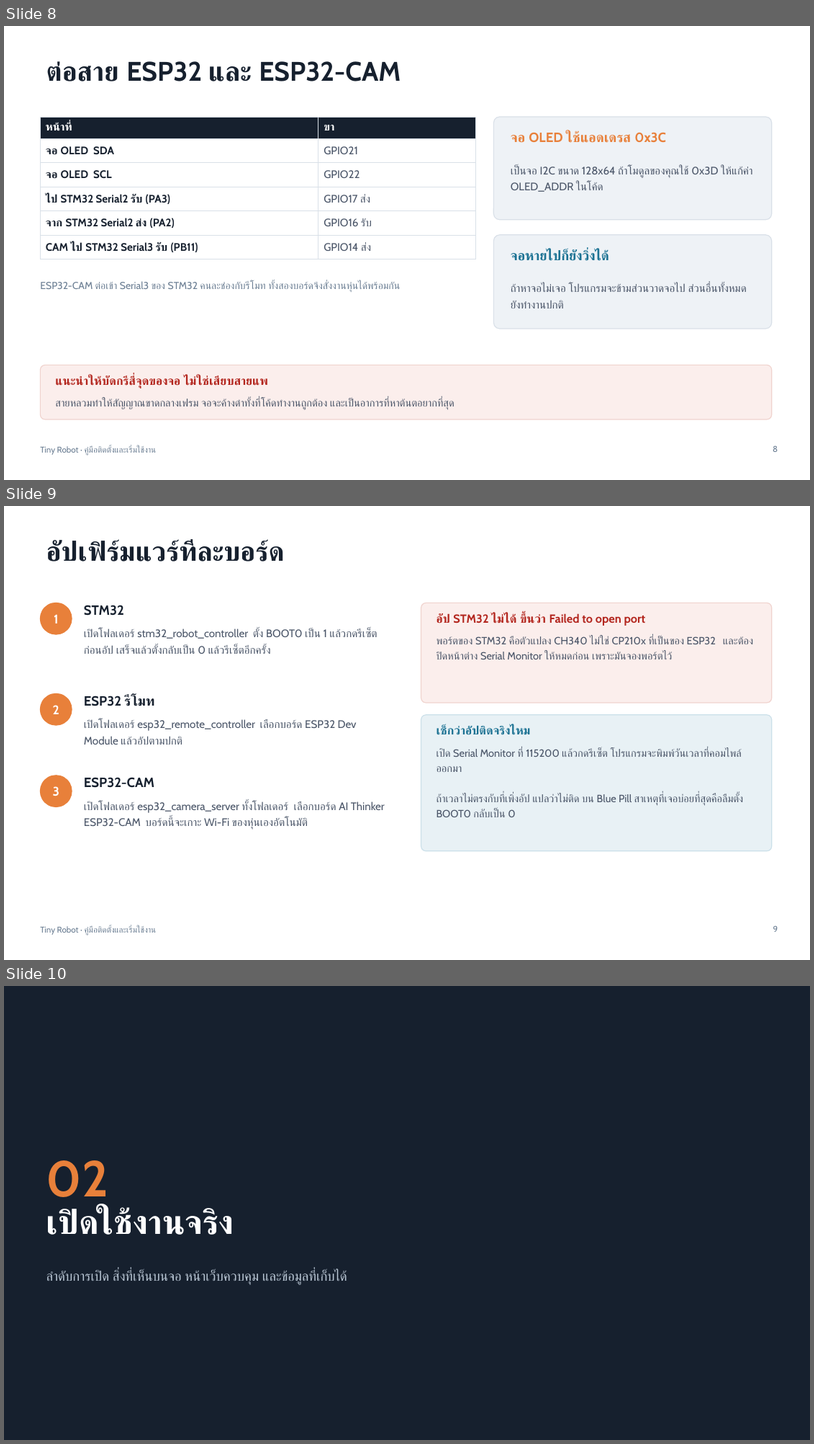
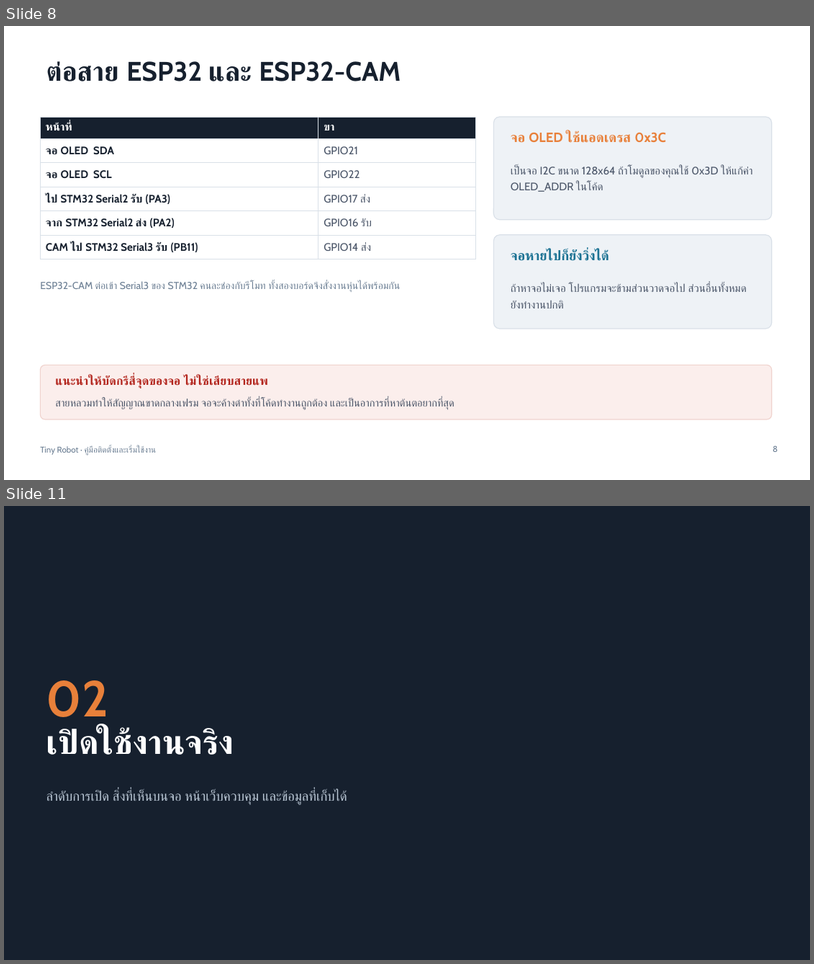
Before and after one commit to 65050090-nichanan/Tiny-robot, a slide deck: docs/Tiny-Robot-Setup-Guide-TH.pptx. Shown one above the other, each under a label of ours: slides 8, 9 and 10 before the commit, slides 8 and 11 after it; the slides between them are not shown. The pictures are 814x1444 and 814x964 pixels, drawn with LibreOffice and Linux fonts; fonts in the diff are those of the drawing. Boxes give left, top, right and bottom in pixels: in the first picture for what was removed or moved away, otherwise in the second. Text is boxed around its words. In the diff, an @@ line names an element or a change of style, - is before the commit and + after.

```diff
--- a/docs/Tiny-Robot-Setup-Guide-TH.pptx
+++ b/docs/Tiny-Robot-Setup-Guide-TH.pptx
@@ slide 9 removed at [4, 506, 810, 960], background #FFFFFF; not listed: 1 template element that a slide beside it also shows @@
@@ title removed at [46, 540, 285, 561] @@
-อัปเฟิร์มแวร์ทีละบอร์ด
@@ ellipse removed at [40, 602, 72, 634] @@
@@ text removed at [84, 605, 124, 615] @@
-STM32
@@ rounded rectangle removed at [422, 602, 772, 703] @@
@@ text removed at [437, 613, 646, 626] @@
-อัป STM32 ไม่ได้ ขึ้นว่า Failed to open port
@@ text removed at [54, 614, 58, 623] @@
-1
@@ text removed at [84, 628, 377, 654] @@
-เปิดโฟลเดอร์ stm32_robot_controller ตั้ง BOOT0 เป็น 1 แล้วกดรีเซ็ตก่อนอัป เสร็จแล้วตั้งกลับเป็น 0 แล้วรีเซ็ตอีกครั้ง
@@ text removed at [437, 636, 754, 659] @@
-พอร์ตของ STM32 คือตัวแปลง CH340 ไม่ใช่ CP210x ที่เป็นของ ESP32 และต้องปิดหน้าต่าง Serial Monitor ให้หมดก่อน เพราะมันจองพอร์ตไว้
@@ ellipse removed at [40, 693, 72, 725] @@
@@ text removed at [84, 695, 154, 706] @@
-ESP32 รีโมท
@@ text removed at [53, 705, 59, 714] @@
-2
@@ text removed at [84, 719, 357, 744] @@
-เปิดโฟลเดอร์ esp32_remote_controller เลือกบอร์ด ESP32 Dev Module แล้วอัปตามปกติ
@@ rounded rectangle removed at [422, 715, 772, 851] @@
@@ text removed at [437, 726, 530, 735] @@
-เช็กว่าอัปติดจริงไหม
@@ text removed at [437, 748, 744, 817] @@
-เปิด Serial Monitor ที่ 115200 แล้วกดรีเซ็ต โปรแกรมจะพิมพ์วันเวลาที่คอมไพล์ออกมา
-ถ้าเวลาไม่ตรงกับที่เพิ่งอัป แปลว่าไม่ติด บน Blue Pill สาเหตุที่เจอบ่อยที่สุดคือลืมตั้ง BOOT0 กลับเป็น 0
@@ ellipse removed at [40, 775, 72, 807] @@
@@ text removed at [53, 786, 59, 795] @@
-3
@@ text removed at [84, 777, 154, 788] @@
-ESP32-CAM
@@ text removed at [84, 800, 385, 829] @@
-เปิดโฟลเดอร์ esp32_camera_server ทั้งโฟลเดอร์ เลือกบอร์ด AI Thinker ESP32-CAM บอร์ดนี้จะเกาะ Wi-Fi ของหุ่นเองอัตโนมัติ
@@ page number removed at [774, 926, 779, 932] @@
-9
@@ what was slide 10 is now slide 11 @@
```
Also in this commit, not shown: 1 slide changed, 2 slides added, 1 other file.
